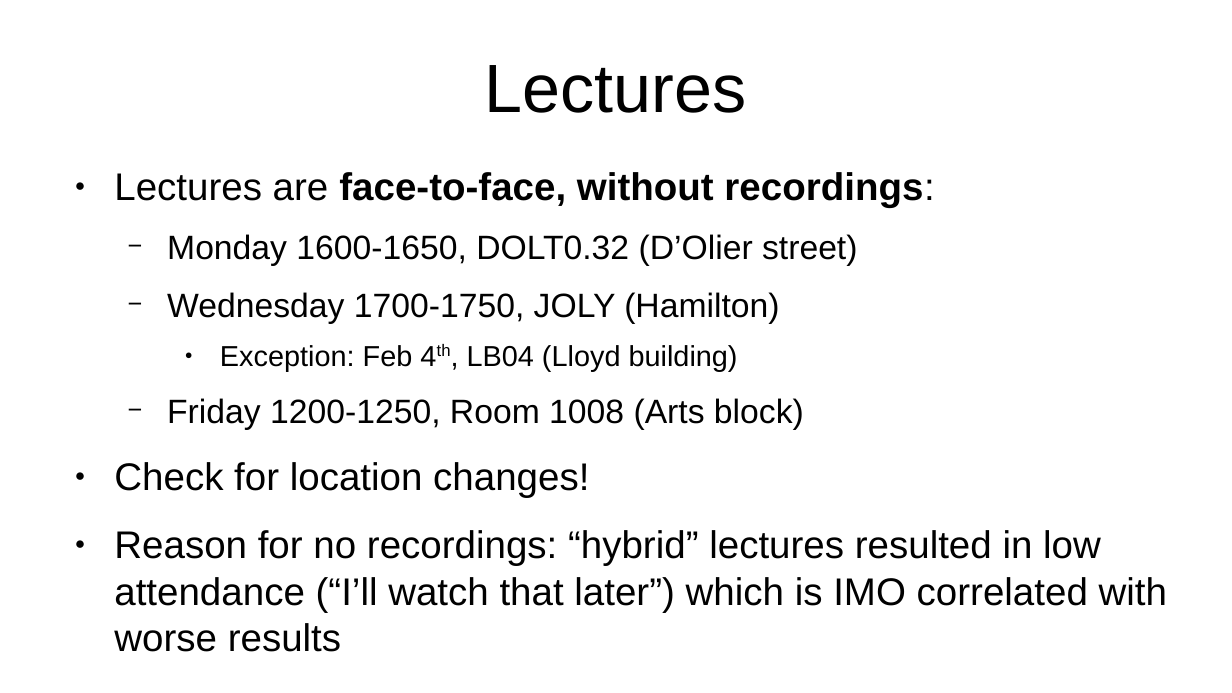
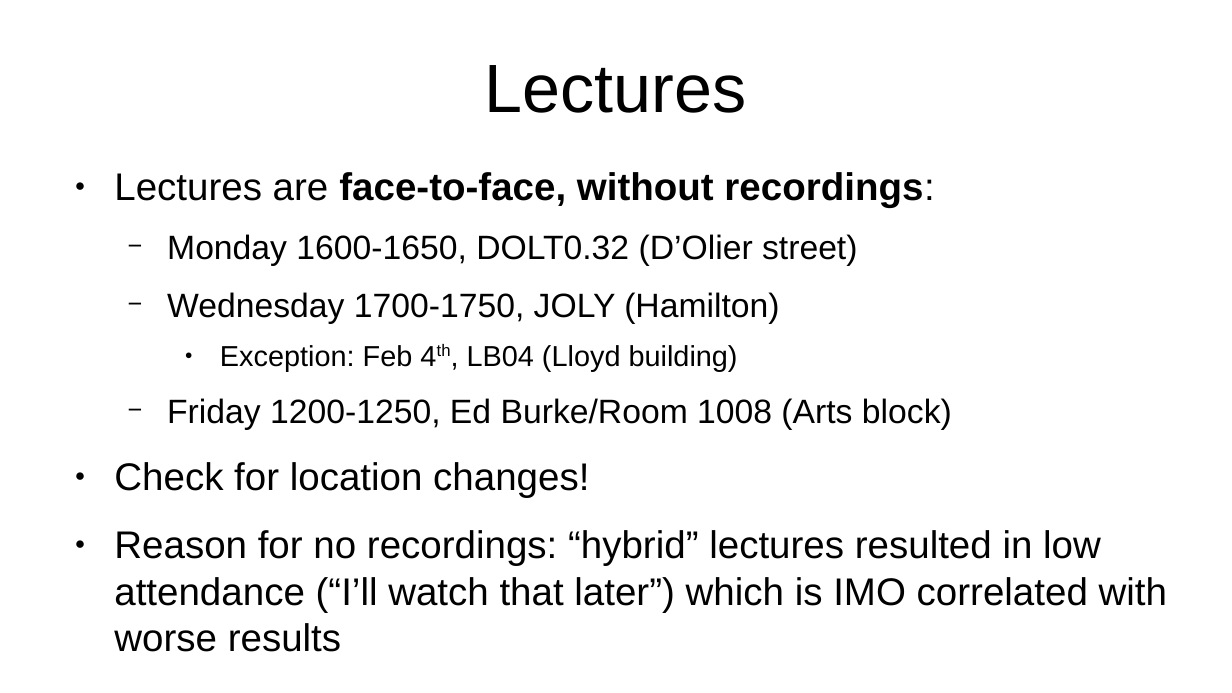
Before and after one commit to Teniola-Malomo/cs7053, a slide deck: slide 2 of 2026lectures/00-quick-intro.odp. Drawn at 1232x693 pixels with LibreOffice and Linux fonts; fonts in the diff are those of the drawing. Boxes give left, top, right and bottom in pixels: in the first picture for what was removed or moved away, otherwise in the second. Text is boxed around its words. In the diff, an @@ line names an element or a change of style, - is before the commit and + after.

```diff
--- a/2026lectures/00-quick-intro.odp
+++ b/2026lectures/00-quick-intro.odp
@@ text at [167, 398, 952, 430]: text changed @@
-  − Friday 1200-1250, Room 1008 (Arts block)
+  − Friday 1200-1250, Ed Burke/Room 1008 (Arts block)
```
Also in this commit, not shown: 4 other files.
